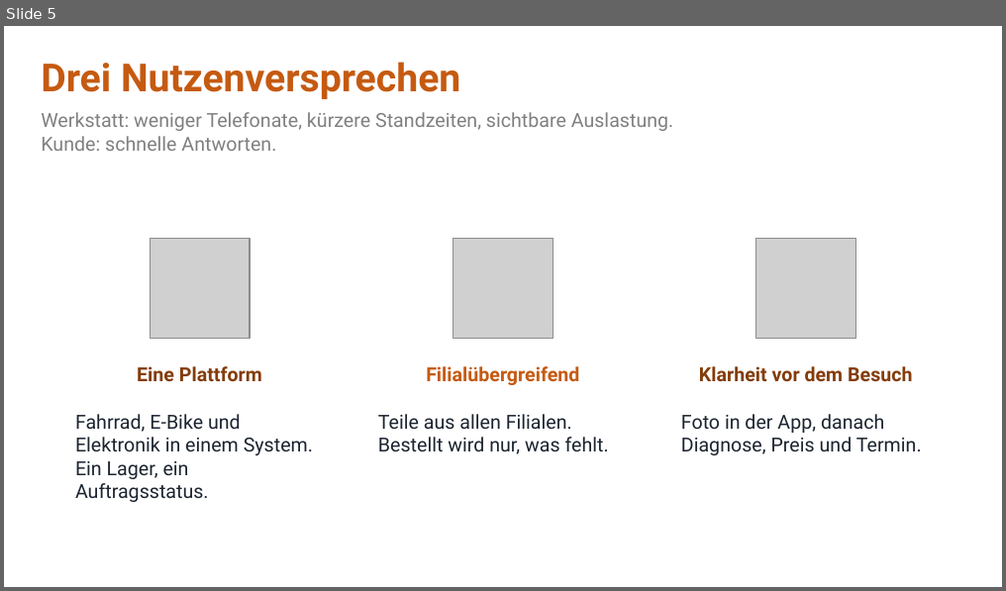
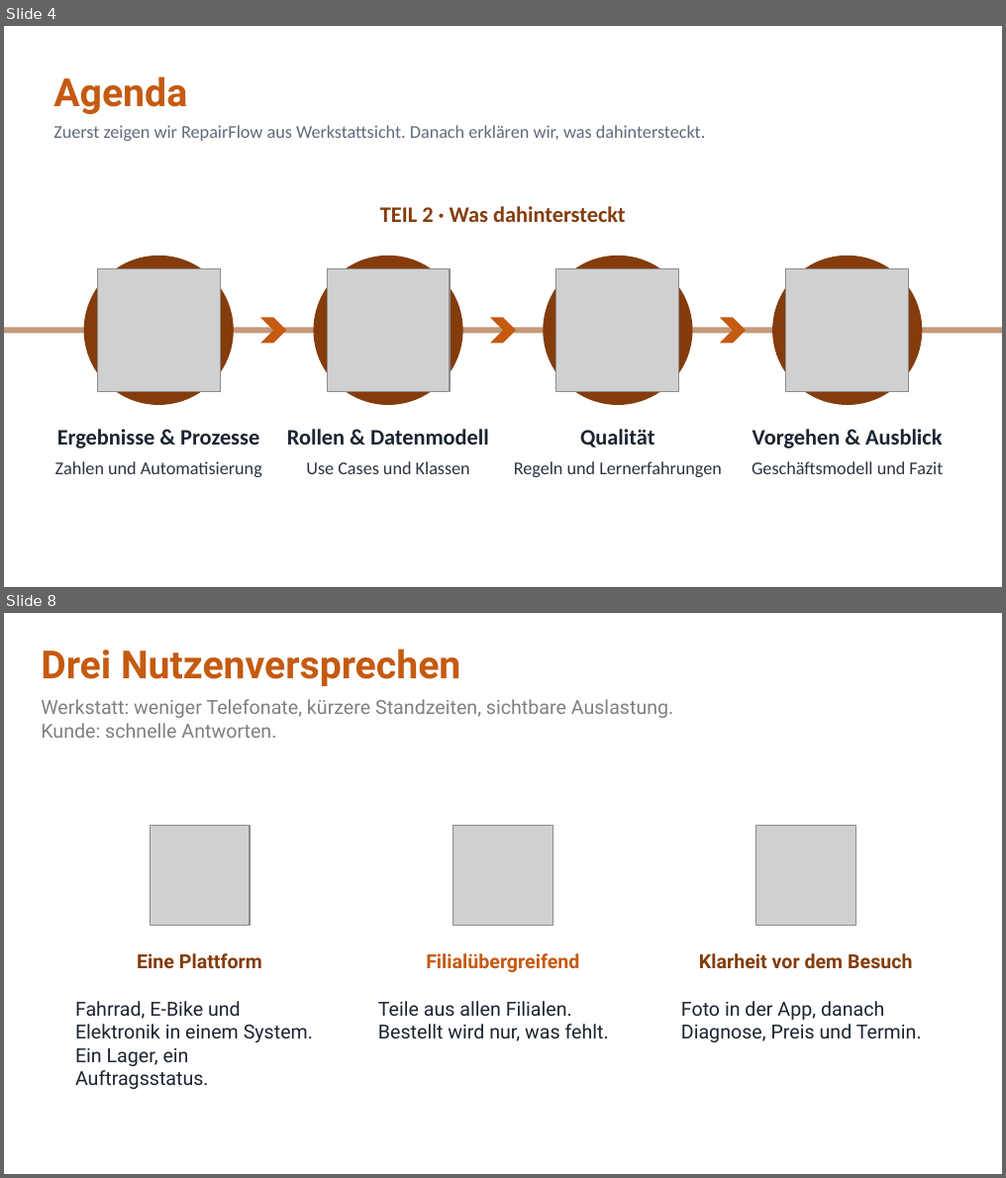
Before and after one commit to jakobschwan123-cmd/casestudy-semester-3, a slide deck: 4_praesentation/Abschlusspraesentation.pptx. Shown one above the other, each under a label of ours: slide 5 before the commit, slides 4 and 8 after it; the slides between them are not shown. The pictures are 1006x591 and 1006x1178 pixels, drawn with LibreOffice and Linux fonts; fonts in the diff are those of the drawing; grey boxes stand for pictures; background and template pictures are left out. Boxes give left, top, right and bottom in pixels: in the first picture for what was removed or moved away, otherwise in the second. Text is boxed around its words. In the diff, an @@ line names an element or a change of style, - is before the commit and + after.

Commit message:
praesentation: Davids Folien 1-7 uebernommen, Foliennummern im Sprechtext und auf Folie 24

```diff
--- a/4_praesentation/Abschlusspraesentation.pptx
+++ b/4_praesentation/Abschlusspraesentation.pptx
@@ slide 4 added at (x1=4, y1=26, x2=1002, y2=587), background #FFFFFF @@
@@ text added at (x1=54, y1=76, x2=187, y2=114), 28 pt, text #C55A11, bold @@
+Agenda
@@ text added at (x1=54, y1=125, x2=706, y2=141), 13 pt, text #5F6B7A @@
+Zuerst zeigen wir RepairFlow aus Werkstattsicht. Danach erklären wir, was dahintersteckt.
@@ text added at (x1=380, y1=206, x2=626, y2=222), 16 pt, text #843C0C, bold @@
+TEIL 2 · Was dahintersteckt
@@ ellipse added at (x1=84, y1=256, x2=234, y2=405), fill #843C0C @@
@@ ellipse added at (x1=313, y1=256, x2=463, y2=405), fill #843C0C @@
@@ ellipse added at (x1=543, y1=256, x2=693, y2=405), fill #843C0C @@
@@ ellipse added at (x1=772, y1=256, x2=922, y2=405), fill #843C0C @@
@@ picture added at (x1=98, y1=269, x2=221, y2=391) @@
@@ picture added at (x1=327, y1=269, x2=450, y2=391) @@
@@ picture added at (x1=556, y1=269, x2=679, y2=391) @@
@@ picture added at (x1=785, y1=269, x2=908, y2=391) @@
@@ chevron added at (x1=260, y1=317, x2=286, y2=344), fill #C55A11 @@
@@ chevron added at (x1=490, y1=317, x2=516, y2=344), fill #C55A11 @@
@@ chevron added at (x1=720, y1=317, x2=746, y2=344), fill #C55A11 @@
@@ rectangle added at (x1=4, y1=327, x2=1002, y2=333), fill #C49A7A @@
@@ text added at (x1=57, y1=429, x2=259, y2=449), 16 pt, text #1B2430, bold @@
+Ergebnisse & Prozesse
@@ text added at (x1=287, y1=429, x2=489, y2=445), 16 pt, text #1B2430, bold @@
+Rollen & Datenmodell
@@ text added at (x1=580, y1=429, x2=654, y2=448), 16 pt, text #1B2430, bold @@
+Qualität
@@ text added at (x1=752, y1=429, x2=942, y2=449), 16 pt, text #1B2430, bold @@
+Vorgehen & Ausblick
@@ text added at (x1=55, y1=462, x2=262, y2=477), 13 pt, text #2B3440 @@
+Zahlen und Automatisierung
@@ text added at (x1=306, y1=462, x2=470, y2=474), 13 pt, text #2B3440 @@
+Use Cases und Klassen
@@ text added at (x1=514, y1=462, x2=722, y2=477), 13 pt, text #2B3440 @@
+Regeln und Lernerfahrungen
@@ text added at (x1=751, y1=462, x2=943, y2=474), 13 pt, text #2B3440 @@
+Geschäftsmodell und Fazit
@@ what was slide 5 is now slide 8 @@
```
Also in this commit, not shown: 2 slides changed, 5 other slides added, 3 slides removed, 1 other file.
